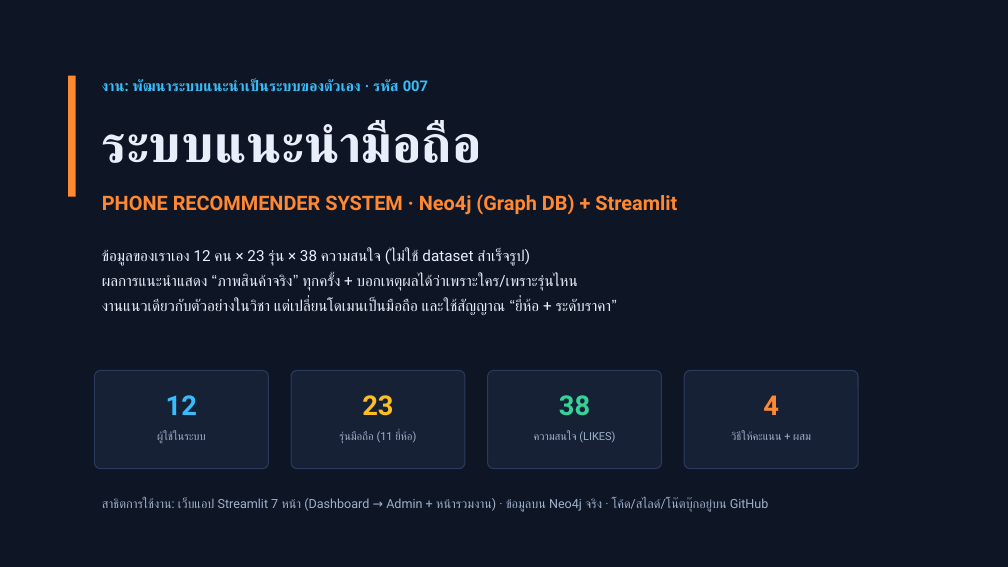
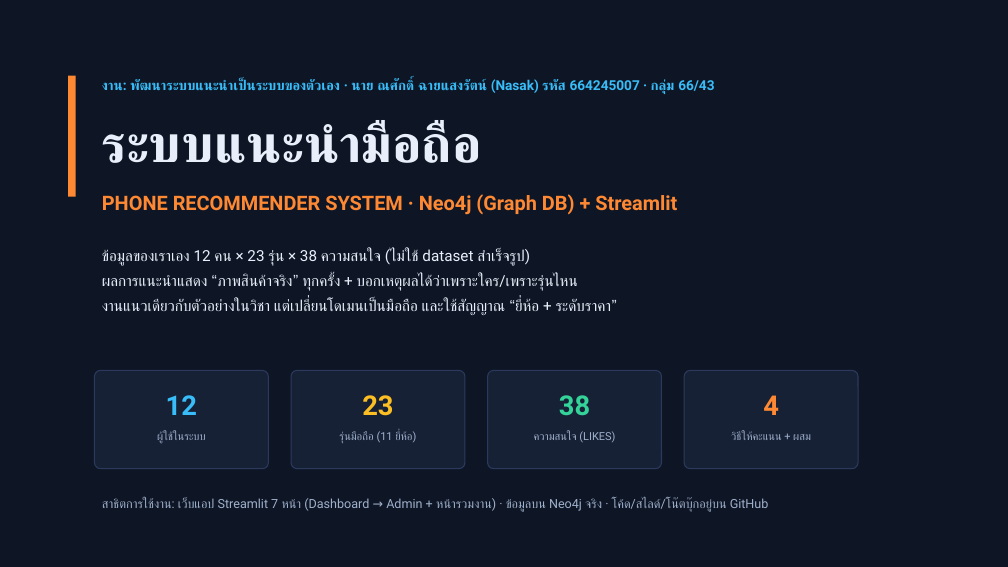
Before and after one commit to Nasak16/phone-recommender, a slide deck: slide 1 of slides/นำเสนอระบบแนะนำมือถือ_007.pptx. Drawn at 1008x567 pixels with LibreOffice and Linux fonts; fonts in the diff are those of the drawing. Boxes give left, top, right and bottom in pixels: in the first picture for what was removed or moved away, otherwise in the second. Text is boxed around its words. In the diff, an @@ line names an element or a change of style, - is before the commit and + after.

Commit message:
ใส่ชื่อ-รหัสผู้จัดทำ (นาย ณศักดิ์ ฉายแสงรัตน์ · 664245007 · กลุ่ม 66/43) ในแอป/สไลด์/โน๊ตบุ๊ก/README + แถบข้างแอปแสดงชื่อ Nasak 664245007

```diff
--- a/slides/นำเสนอระบบแนะนำมือถือ_007.pptx
+++ b/slides/นำเสนอระบบแนะนำมือถือ_007.pptx
@@ text at [102, 79, 714, 94]: text changed; size 14 to 13 pt @@
-งาน: พัฒนาระบบแนะนำเป็นระบบของตัวเอง · รหัส 007
+งาน: พัฒนาระบบแนะนำเป็นระบบของตัวเอง · นาย ณศักดิ์ ฉายแสงรัตน์ (Nasak) รหัส 664245007 · กลุ่ม 66/43
```
Also in this commit, not shown: 15 other slides changed, 23 other files.
